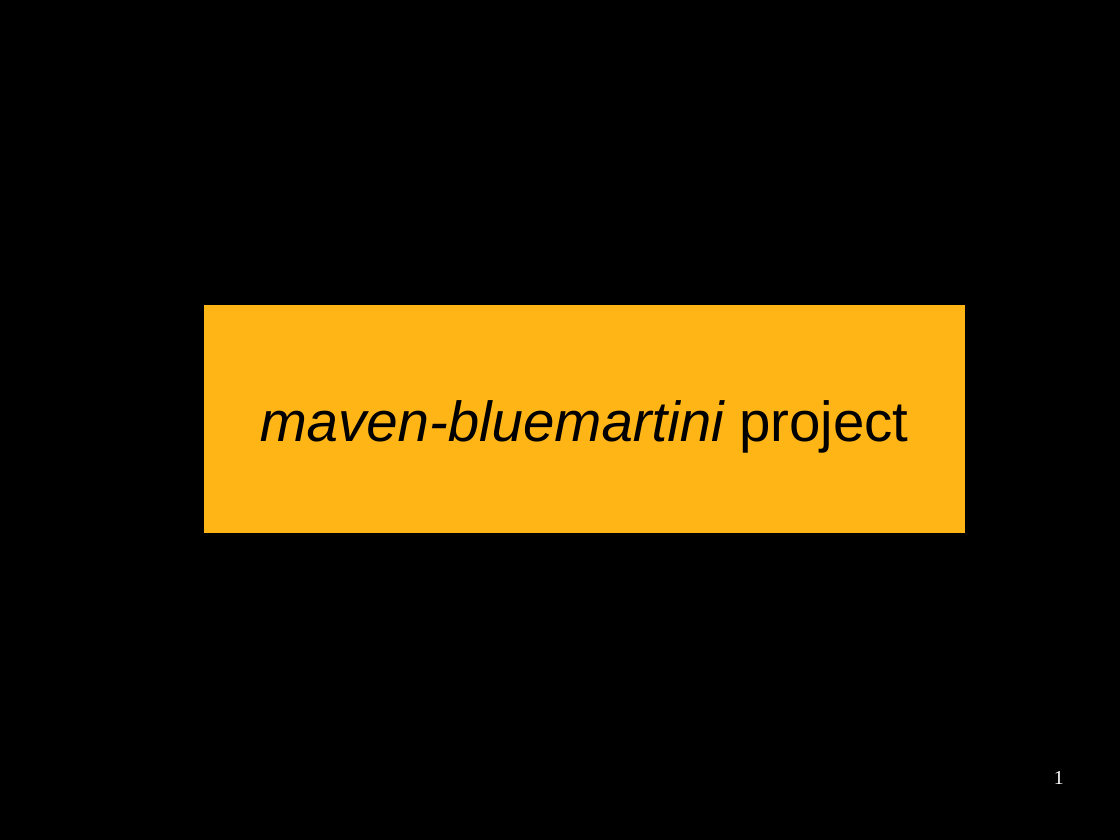
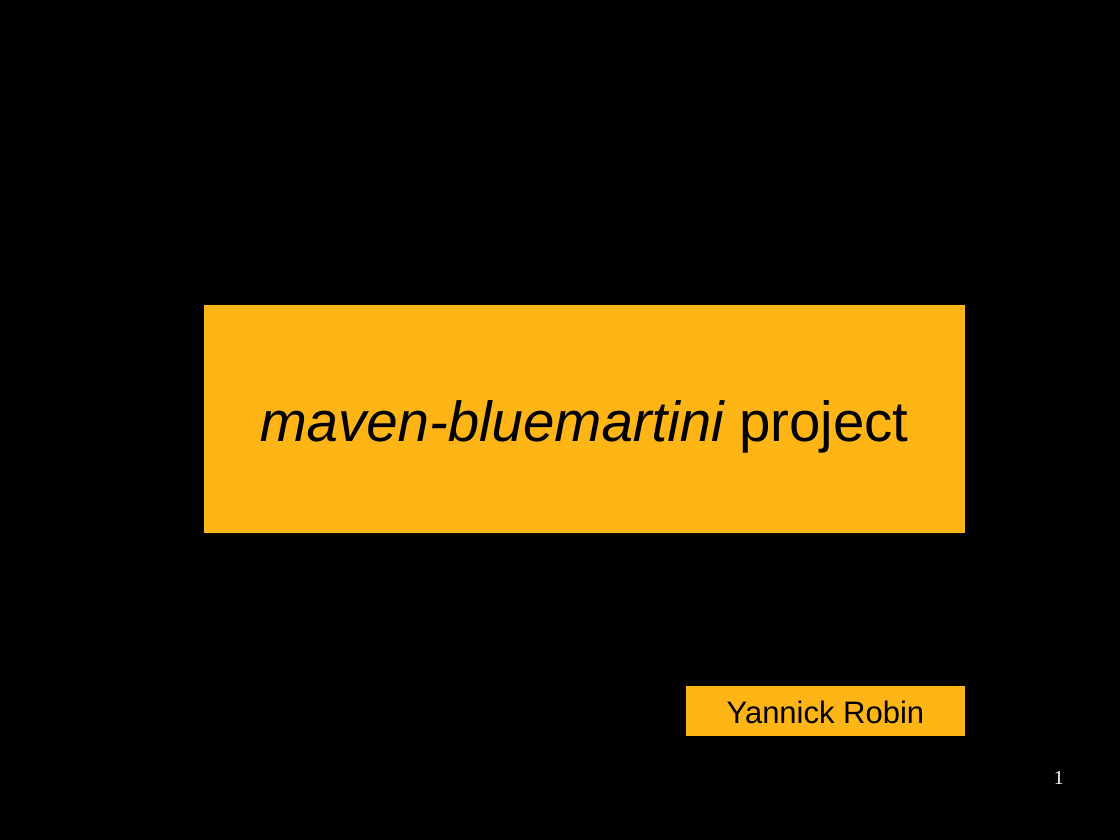
Before and after one commit to YannickRobin/maven-bluemartini, a slide deck: slide 1 of bms-archetype-ear/wiki/doc/maven-bluemartini_presentation.odp. Drawn at 1120x840 pixels with LibreOffice and Linux fonts; fonts in the diff are those of the drawing; background and template pictures are left out; a plain dark background stands for a picture behind light text. Boxes give left, top, right and bottom in pixels: in the first picture for what was removed or moved away, otherwise in the second. Text is boxed around its words. In the diff, an @@ line names an element or a change of style, - is before the commit and + after.

```diff
--- a/bms-archetype-ear/wiki/doc/maven-bluemartini_presentation.odp
+++ b/bms-archetype-ear/wiki/doc/maven-bluemartini_presentation.odp
@@ rectangle added at box(686, 686, 966, 737), fill #FFB515, outline #000000 0 pt, 22 pt, text #000000 @@
+Yannick Robin
```
